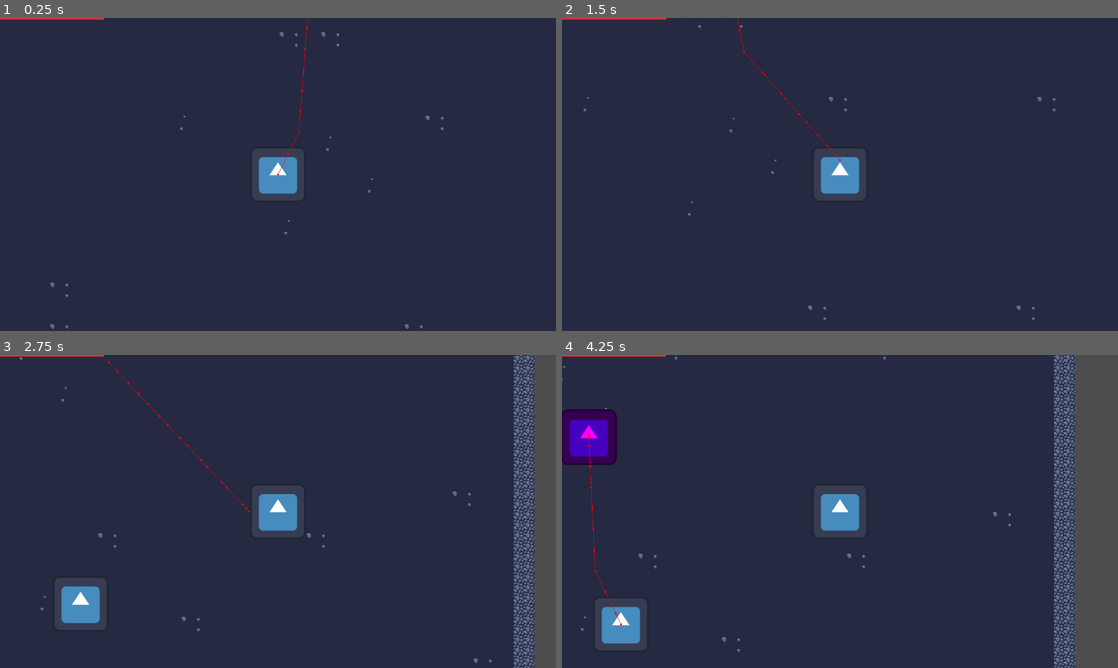
Above: before the commit, frames 1-4 (two rows, left to right).
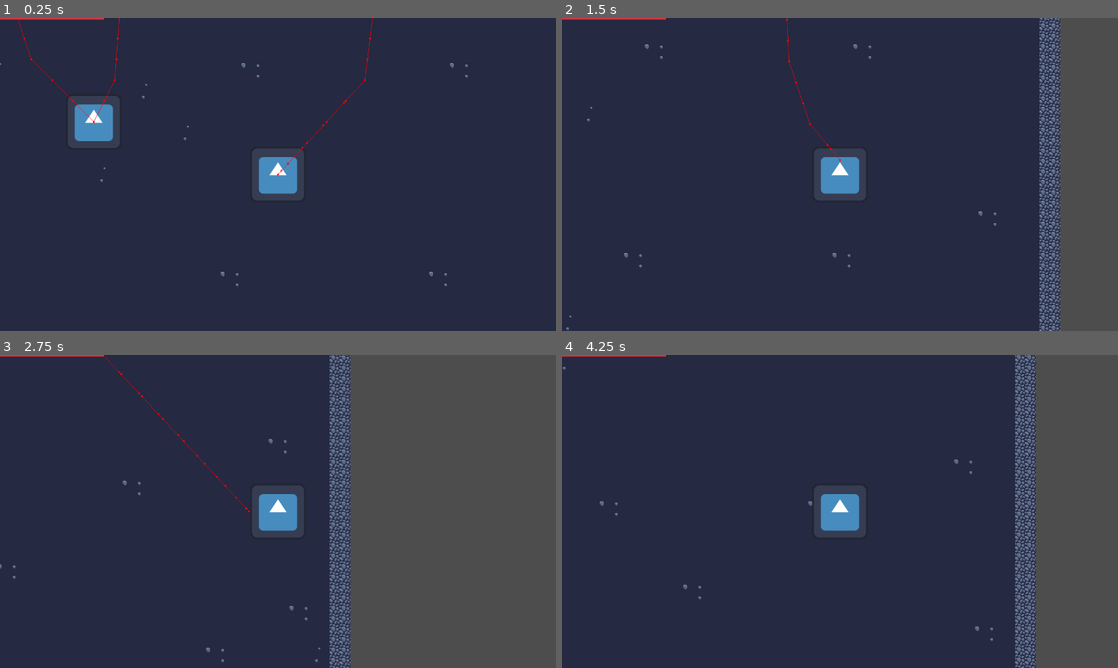
Above: after the commit, the same moments.

Repository: DevHatemAlDouh/Onga_bonga
Game: Godot game, scene res://battel_grawend.tscn
Same seed, same stepped clock (60 frames per second), same inputs: the game is played once before the commit and once after it. The engine's default icon, where the game draws it, is replaced by a stand-in: a white triangle on a blue panel in a dark square.
Inputs:
- Up to frame 1 (0.25 s): no input
- Up to frame 2 (1.5 s): tap Enter at 0.5 s; hold D (Right) 0.53-1.28 s; tap W (Top) at 0.6, 1.35 s; hold S (Down) from 1.28 s (still down)
- Up to frame 3 (2.75 s): release S (Down) at 2.03 s; hold D (Right) from 2.03 s (still down); tap W (Top) at 2.1 s
- Up to frame 4 (4.25 s): tap W (Top) at 2.85, 3.6 s; release D (Right) at 3.53 s; hold A (Left) from 3.53 s (still down)

The runs differ from the first frame. In frame 1, 1.3% of the frame differs, in the area x 0-85%, y 0-100%; in frame 2, 13%; in frame 3, 36%, in the area x 0-97%, y 0-100%; in frame 4, 12%.

Commit message:
auto target
The player can auto-target the nearest enemy

Diff:
--- a/Components/health.gd
+++ b/Components/health.gd
@@ -27,18 +27,19 @@
 	return max_health
 
 func set_health(value: int):
-	if value < health and immortality:
-		return
+	if value != 0:
+		if value < health and immortality:
+			return
 
-	var clamped_value = clampi(value, 0, max_health)
+		var clamped_value = clampi(value, 0, max_health)
 
-	if clamped_value != health:
-		var diffrence = clamped_value - health
-		health = value
-		health_changed.emit(diffrence)
+		if clamped_value != health:
+			var diffrence = clamped_value - health
+			health = value
+			health_changed.emit(diffrence)
 
-	if health == 0:
-		health_depleted.emit()
+		if health <= 0:
+			health_depleted.emit()
 
 func get_health() -> int:
 	return health
--- a/Enemy/001.gd
+++ b/Enemy/001.gd
@@ -8,20 +8,23 @@
 	velocity = dir * Speed
 	move_and_slide()
 
-func distance_formula(ename:Vector2,player:Vector2):
-	var distance = sqrt((ename.x - player.x)**2 + (ename.y - player.y)**2)
+func distance_formula(me:Vector2,target:Vector2):
+	var distance = sqrt((me.x - target.x)**2 + (me.y - target.y)**2)
 	return distance
 
 func makepath():
-	var players = get_parent().find_child("Players").get_children()
+	var players = get_parent().get_parent().find_child("Players").get_children()
 	var Nerast_player : Vector2
 	var shotrest_distance = 100000
 	for i in players.size():
 		if shotrest_distance >= distance_formula(global_position,players[i].global_position):
 			Nerast_player = players[i].global_position
 			shotrest_distance = distance_formula(global_position,players[i].global_position)
-	print(shotrest_distance)
 	nav_agent.target_position = Nerast_player
 
 func _on_timer_timeout() -> void:
 	makepath()
+
+
+func _on_health_health_depleted() -> void:
+	queue_free()
--- a/Enemy/001.tscn
+++ b/Enemy/001.tscn
@@ -49,7 +49,7 @@
 
 [node name="Health" type="Node" parent="."]
 script = ExtResource("4_h1ymn")
-max_health = 20
+max_health = 3
 metadata/_custom_type_script = "uid://tscn7y28rhmh"
 
 [node name="NavigationAgent2D" type="NavigationAgent2D" parent="." groups=["Enamy"]]
@@ -59,4 +59,5 @@
 wait_time = 0.2
 autostart = true
 
+[connection signal="health_depleted" from="Health" to="." method="_on_health_health_depleted"]
 [connection signal="timeout" from="Timer" to="." method="_on_timer_timeout"]
--- a/Player/player.gd
+++ b/Player/player.gd
@@ -1,14 +1,49 @@
 extends CharacterBody2D
 
+@onready var Stone = preload("res://Projectile/stone.tscn")
 
 const SPEED = 500.0
 var dir : Vector2
+@export var Wapons: Node2D
+@export var Can_attack: Timer
+var can_attack = true
 
 func _unhandled_input(_event: InputEvent) -> void:
 	dir.x = Input.get_axis("Left", "Right")
 	dir.y = Input.get_axis("Top", "Down")
 	dir = dir.normalized()
 
+func distance_formula(me:Vector2,target:Vector2):
+	var distance = sqrt((me.x - target.x)**2 + (me.y - target.y)**2)
+	return distance
+
+func makepath():
+	var Enames = get_parent().get_parent().find_child("Enemys").get_children()
+	var Nerast_enamy : Vector2
+	var shotrest_distance = 100000
+	for i in Enames.size():
+		if shotrest_distance >= distance_formula(global_position,Enames[i].global_position):
+			Nerast_enamy = Enames[i].global_position
+			shotrest_distance = distance_formula(global_position,Enames[i].global_position)
+	return Nerast_enamy
+
+func Wapon():
+	var Wapon = Wapons.get_children()
+	var stone_tamp = Stone.instantiate()
+	add_child(stone_tamp)
+
+	stone_tamp.position = Wapon[0].position
+	stone_tamp.Attack(makepath())
+
+	return stone_tamp.get_attack_speed()
+
 func _physics_process(_delta: float) -> void:
+	if makepath() != Vector2.ZERO && can_attack:
+		Can_attack.start(Wapon())
+		can_attack = false
 	velocity = dir * SPEED
 	move_and_slide()
+
+
+func _on_can_attack_timeout() -> void:
+	can_attack = true
--- a/Player/player.tscn
+++ b/Player/player.tscn
@@ -12,11 +12,13 @@
 [sub_resource type="RectangleShape2D" id="RectangleShape2D_k53q1"]
 size = Vector2(128, 128)
 
-[node name="Player" type="CharacterBody2D" groups=["Player"]]
+[node name="Player" type="CharacterBody2D" node_paths=PackedStringArray("Wapons", "Can_attack") groups=["Player"]]
 collision_layer = 2
 collision_mask = 13
 wall_min_slide_angle = 0.0
 script = ExtResource("1_btcbx")
+Wapons = NodePath("Wapons")
+Can_attack = NodePath("Can attack")
 
 [node name="Icon" type="Sprite2D" parent="."]
 texture = ExtResource("1_l8h54")
@@ -42,5 +44,34 @@
 [node name="Health Bar" parent="UI" node_paths=PackedStringArray("HP") instance=ExtResource("3_fhl08")]
 HP = NodePath("../../Health")
 
+[node name="Wapons" type="Node2D" parent="."]
+
+[node name="W1" type="Marker2D" parent="Wapons"]
+position = Vector2(0, -120)
+
+[node name="W2" type="Marker2D" parent="Wapons"]
+position = Vector2(90, -90)
+
+[node name="W3" type="Marker2D" parent="Wapons"]
+position = Vector2(120, 0)
+
+[node name="W4" type="Marker2D" parent="Wapons"]
+position = Vector2(90, 90)
+
+[node name="W5" type="Marker2D" parent="Wapons"]
+position = Vector2(0, 120)
+
+[node name="W6" type="Marker2D" parent="Wapons"]
+position = Vector2(-90, 90)
+
+[node name="W7" type="Marker2D" parent="Wapons"]
+position = Vector2(-120, 0)
+
+[node name="W8" type="Marker2D" parent="Wapons"]
+position = Vector2(-90, -90)
+
+[node name="Can attack" type="Timer" parent="."]
+
 [connection signal="health_changed" from="Health" to="UI/Health Bar" method="_on_health_health_changed"]
 [connection signal="got_hit" from="HurtBox" to="UI/Health Bar" method="_on_hurt_box_got_hit"]
+[connection signal="timeout" from="Can attack" to="." method="_on_can_attack_timeout"]
--- /dev/null
+++ b/Projectile/stone.gd
@@ -0,0 +1,40 @@
+extends Node2D
+
+var Can_attack := true
+@export var Speed : float
+@export var Attack_duration : Timer
+var Enemy:Vector2
+
+func _process(delta: float) -> void:
+	if !Can_attack:
+		position += Speed * to_local(Enemy) * delta
+
+func Attack(target:Vector2):
+	Enemy = target
+	Attack_duration.start()
+	Can_attack = false
+
+func set_attack_speed(time:float):
+	Attack_duration.wait_time = time
+
+func get_attack_speed():
+	return Attack_duration.wait_time
+
+func set_movment_speed(value:float):
+	Speed = value
+
+func get_movment_speed():
+	return Speed
+
+
+func _on_attack_timeout() -> void:
+	Can_attack = true
+	queue_free()
+
+
+func _on_visible_on_screen_enabler_2d_screen_exited() -> void:
+	queue_free()
+
+
+func _on_hit_box_area_entered(area: Area2D) -> void:
+	queue_free()
--- /dev/null
+++ b/Projectile/stone.tscn
@@ -0,0 +1,37 @@
+[gd_scene load_steps=5 format=3 uid="uid://8hh3mh3k5e4n"]
+
+[ext_resource type="Texture2D" uid="uid://fwuirhwta6q8" path="res://icon.svg" id="1_nkc8a"]
+[ext_resource type="Script" uid="uid://cuskj8c6slti2" path="res://Projectile/stone.gd" id="1_rdoop"]
+[ext_resource type="Script" uid="uid://o0og1idrbini" path="res://Components/hitbox.gd" id="2_rdoop"]
+
+[sub_resource type="RectangleShape2D" id="RectangleShape2D_jml8x"]
+size = Vector2(128, 128)
+
+[node name="Stone" type="Node2D" node_paths=PackedStringArray("Attack_duration")]
+script = ExtResource("1_rdoop")
+Speed = 4.5
+Attack_duration = NodePath("Attack")
+
+[node name="Icon" type="Sprite2D" parent="."]
+scale = Vector2(0.2, 0.2)
+texture = ExtResource("1_nkc8a")
+
+[node name="HitBox" type="Area2D" parent="."]
+script = ExtResource("2_rdoop")
+damage = 2
+metadata/_custom_type_script = "uid://o0og1idrbini"
+
+[node name="CollisionShape2D" type="CollisionShape2D" parent="HitBox"]
+scale = Vector2(0.2, 0.2)
+shape = SubResource("RectangleShape2D_jml8x")
+
+[node name="VisibleOnScreenEnabler2D" type="VisibleOnScreenEnabler2D" parent="."]
+
+[node name="Attack" type="Timer" parent="."]
+one_shot = true
+
+[node name="NavigationAgent2D" type="NavigationAgent2D" parent="." groups=["Player"]]
+
+[connection signal="area_entered" from="HitBox" to="." method="_on_hit_box_area_entered"]
+[connection signal="screen_exited" from="VisibleOnScreenEnabler2D" to="." method="_on_visible_on_screen_enabler_2d_screen_exited"]
+[connection signal="timeout" from="Attack" to="." method="_on_attack_timeout"]
--- a/battel_grawend.tscn
+++ b/battel_grawend.tscn
@@ -99,12 +99,20 @@
 [node name="Players" type="Node2D" parent="."]
 
 [node name="Player" parent="Players" instance=ExtResource("1_n5y48")]
+position = Vector2(424, 121)
 
 [node name="Camera2D" type="Camera2D" parent="Players/Player"]
 
 [node name="Icon" type="Sprite2D" parent="Players"]
-position = Vector2(251, 507)
 texture = ExtResource("3_7l666")
 
-[node name="001" parent="." instance=ExtResource("2_yc365")]
+[node name="Enemys" type="Node2D" parent="."]
+
+[node name="001" parent="Enemys" instance=ExtResource("2_yc365")]
 position = Vector2(95, -713)
+
+[node name="002" parent="Enemys" instance=ExtResource("2_yc365")]
+position = Vector2(678, -552)
+
+[node name="003" parent="Enemys" instance=ExtResource("2_yc365")]
+position = Vector2(-209, -694)
--- a/project.godot
+++ b/project.godot
@@ -51,6 +51,11 @@
 , Object(InputEventKey,"resource_local_to_scene":false,"resource_name":"","device":-1,"window_id":0,"alt_pressed":false …(186 unchanged characters)…
 ]
 }
+Attack={
+"deadzone": 0.2,
+"events": [Object(InputEventKey,"resource_local_to_scene":false,"resource_name":"","device":-1,"window_id":0,"alt_pressed":false,"shift_pressed":false,"ctrl_pressed":false,"meta_pressed":false,"pressed":false,"keycode":0,"physical_keycode":32,"key_label":0,"unicode":32,"location":0,"echo":false,"script":null)
+]
+}
 
 [layer_names]
 
Not shown, added: Projectile/stone.gd.uid
Not shown, added: Projectile/stone.tscn1851787203.tmp
